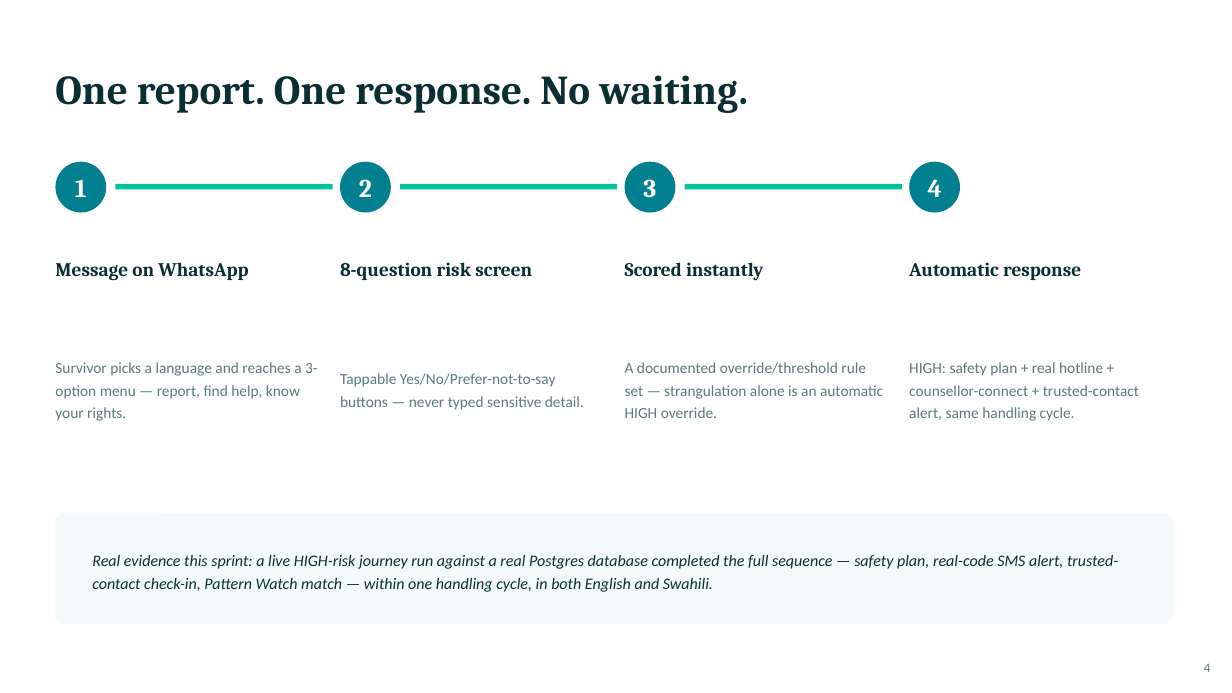
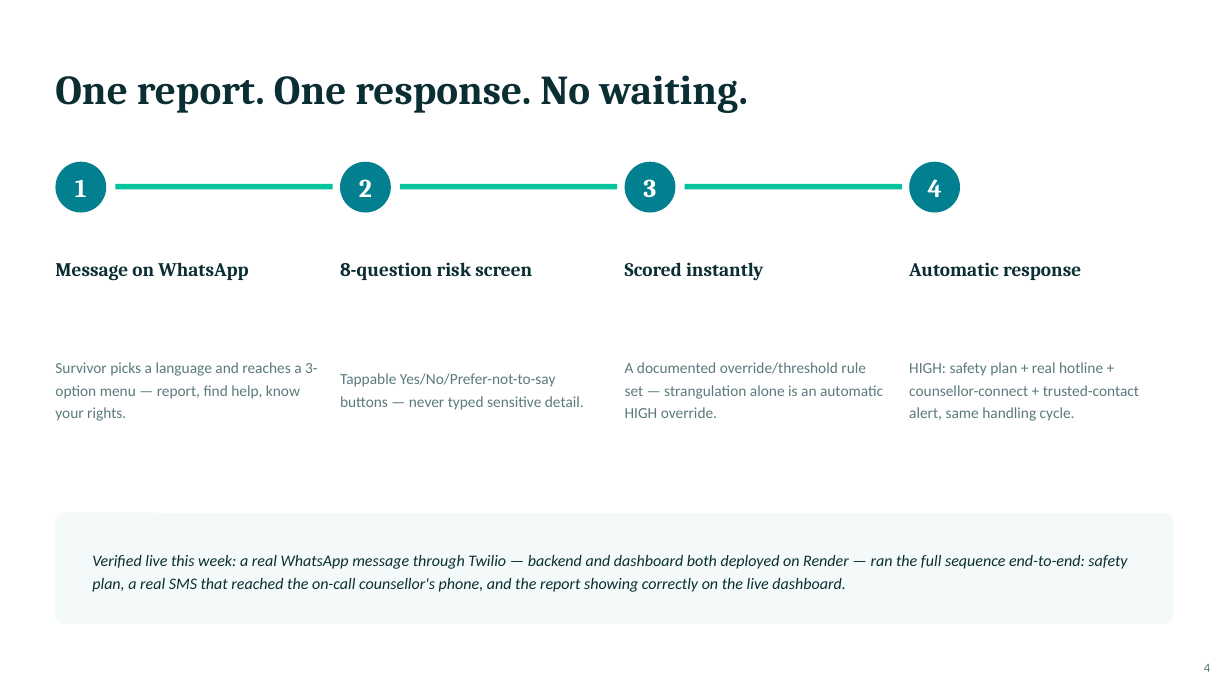
Before and after one commit to Nnouka/vimbiso, a slide deck: slide 4 of submission/vimbiso-pitch-deck.pptx. Drawn at 1232x693 pixels with LibreOffice and Linux fonts; fonts in the diff are those of the drawing. Boxes give left, top, right and bottom in pixels: in the first picture for what was removed or moved away, otherwise in the second. Text is boxed around its words. In the diff, an @@ line names an element or a change of style, - is before the commit and + after.

```diff
--- a/submission/vimbiso-pitch-deck.pptx
+++ b/submission/vimbiso-pitch-deck.pptx
@@ text at [92, 555, 1127, 592]: text changed @@
-Real evidence this sprint: a live HIGH-risk journey run against a real Postgres database completed the full sequence — safety plan, real-code SMS alert, trusted-contact check-in, Pattern Watch match — within one handling cycle, in both English and Swahili.
+Verified live this week: a real WhatsApp message through Twilio — backend and dashboard both deployed on Render — ran the full sequence end-to-end: safety plan, a real SMS that reached the on-call counsellor's phone, and the report showing correctly on the live dashboard.
```
Also in this commit, not shown: 2 other slides changed, 2 other files.
